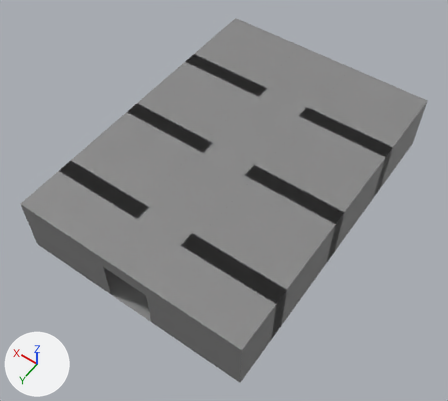
The Blender file DungeonGame/res/level/room/dungeon_cell/dungeon_cell.blend: old version first, new version second.
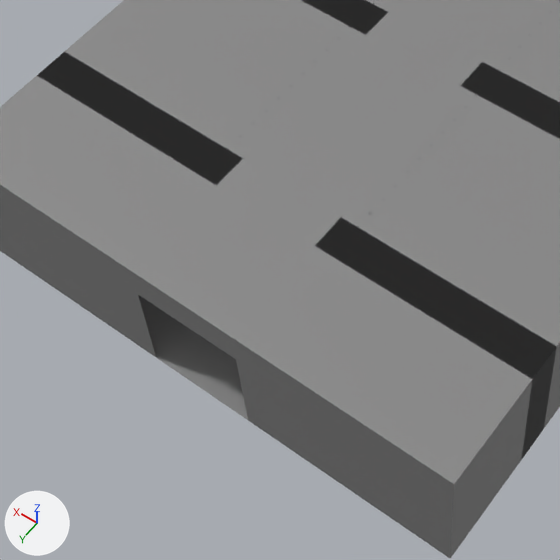
Each version is shown whole from a 50 mm lens placed at (-6.6, 10.7, 31.5), pointed at (7.3, -8.8, 0.8), then close up on the part from 9% to 64% of the width and 34% to 96% of the height. The lights are fixed; the arrows at lower left show +X, +Y and +Z.

The scene before the commit, as lines of its bpy script (objects in view):
```python
me_cube = bpy.data.meshes.new('Cube')
me_cube.from_pydata(...)  # 60 vertices, 43 faces; spans x 0.0..15.0, y -21.0..0.0, z 0.0..4.0
me_cube.materials.append(mat_material)
ob_cube = bpy.data.objects.new('Cube', me_cube)
ob_cube.location = (0.0, 0.0, 0.0)
```
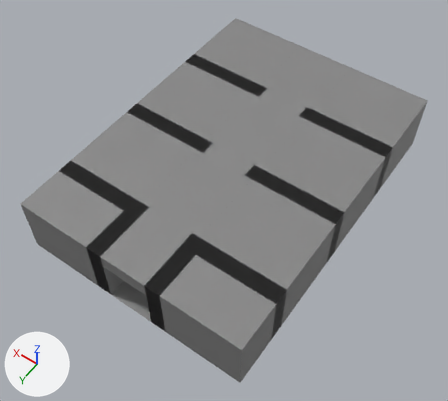
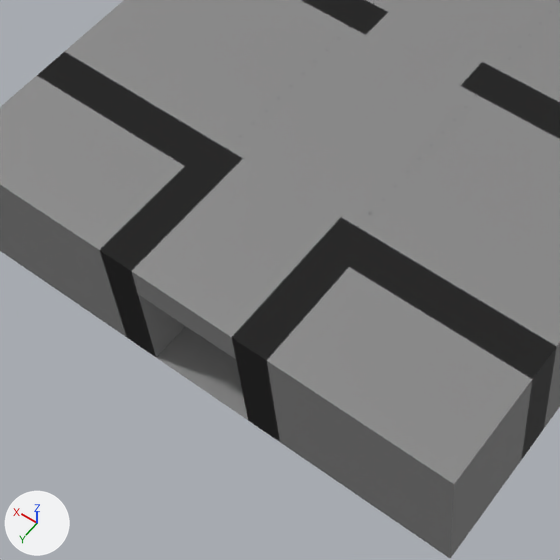
What differs and where, as boxes (x1, y1, x2, y2) in the close-ups (560 x 560 px):
part 1 of me_cube, built on: before (37, 52, 556, 379); after (37, 52, 555, 442)

The edits, one by one:
me_cube is used by ob_cube; location (0.0, 0.0, 0.0).
me_cube had 60 vertices, 43 faces and spanned x 0.0..15.0, y -21.0..0.0, z 0.0..4.0.
me_cube now has 76 vertices, 59 faces and spans x 0.0..15.0, y -21.0..0.0, z 0.0..4.0.
Part 1, on me_cube:
8 faces are deleted.
4 vertices are added at (5.0, -3.0, 0.0), (5.0, -3.0, 4.0), (5.0, -4.0, 0.0), (5.0, -4.0, 4.0).
6 new vertices lie (0.0, 3.0, 0.0) away from vertices in x 5.0..9.0, y -3.0, z 0.0..4.0.
6 new vertices lie (1.0, 0.0, 0.0) away from vertices in x 9.0, y -4.0..0.0, z 0.0..4.0.
24 new faces join them.
